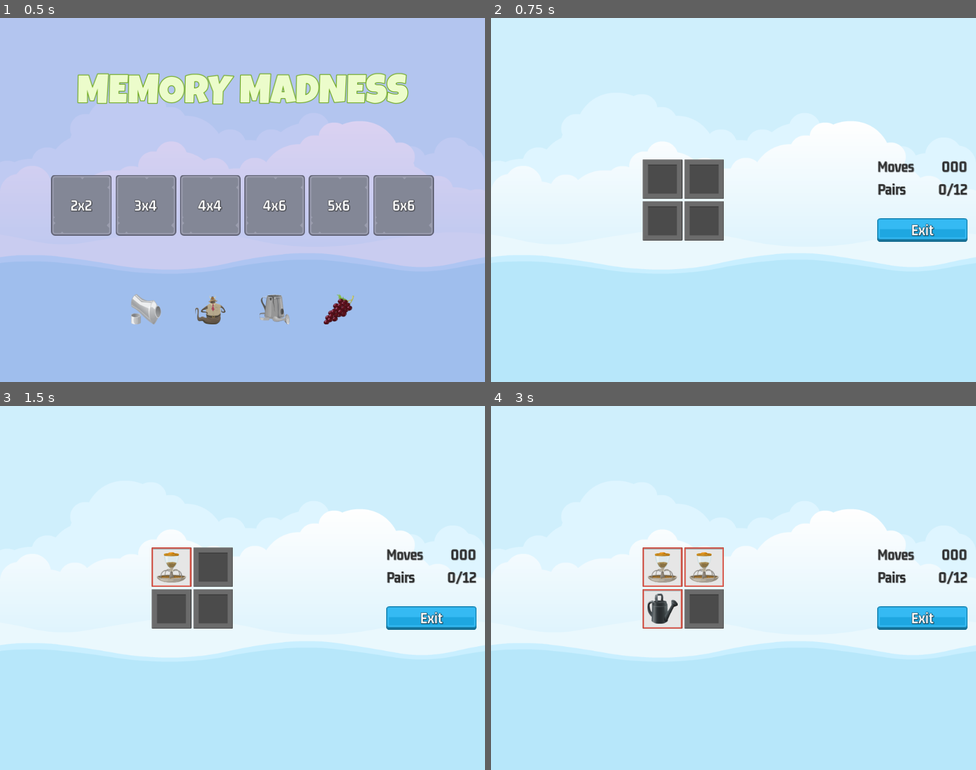
Above: before the commit, frames 1-4 (two rows, left to right).
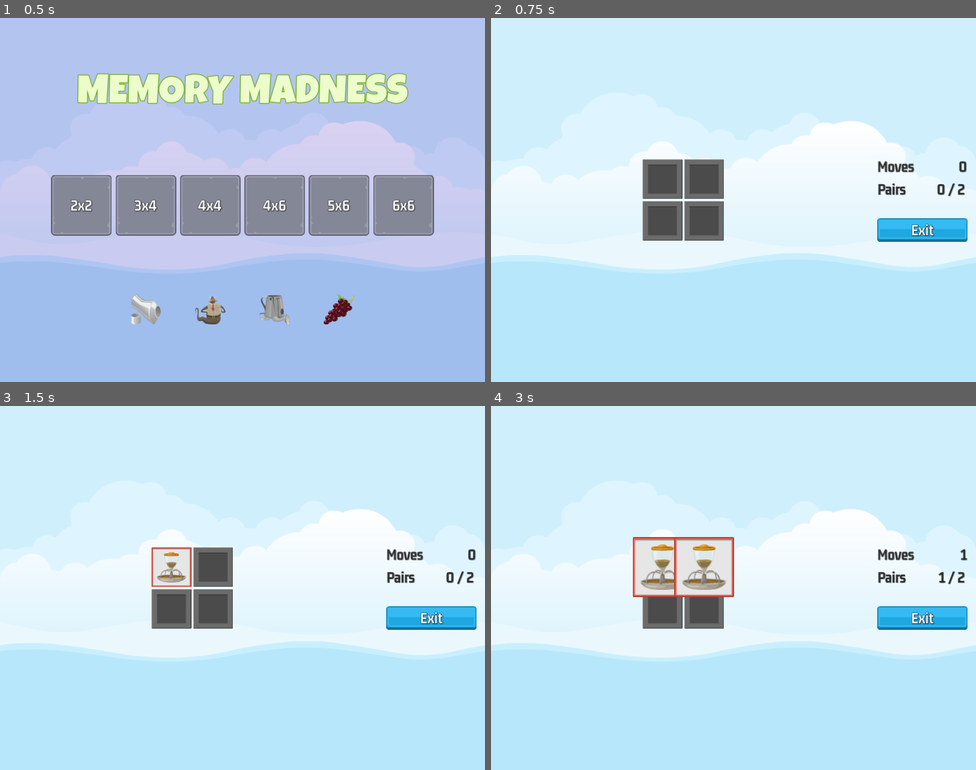
Above: after the commit, the same moments.

Repository: larryburd/MemoryMadness
Game: Godot game, scene res://Scenes/MasterScene/master_scene.tscn
The game is run twice, just before and just after one commit, with the same random seed, the same clock (stepped at 60 frames per second) and the same inputs.
Inputs (mouse positions are in pixels of both pictures, inside the frame that each line leads up to):
- Up to frame 1 (0.5 s): no input
- Up to frame 2 (0.75 s): click "2x2" at 0.5 s
- Up to frame 3 (1.5 s): click (169, 566) at 1.25 s
- Up to frame 4 (3 s): click (704, 566) at 2.02 s; click (660, 609) at 2.77 s

Frame 1 is identical in both runs. In frame 2, 0.2% of the frame differs, in the area x 92-99%, y 39-49%; in frame 3, 0.2%; in frame 4, 2.9%, in the area x 29-99%, y 36-62%.

Commit message:
Version 1.0 Finished

Diff:
--- a/Scenes/FrontSprite/front_sprite.gd
+++ b/Scenes/FrontSprite/front_sprite.gd
@@ -24,9 +24,11 @@
 
 func run_me() -> void:
 	var tween = get_tree().create_tween()
-	tween.set_loops() # Sets to infinate with no param
+
+	# Infinitely loop through selecting an image, rotation, and spin time
 	tween.tween_callback(set_rand_image)
 	tween.tween_property(self, "scale", SCALE_NORMAL, SCALE_TIME)
 	tween.tween_property(self, "rotation", get_rand_rotation(), get_rand_spin_time())
 	tween.tween_property(self, "rotation", get_rand_rotation(), get_rand_spin_time())
 	tween.tween_property(self, "scale", SCALE_SMALL, SCALE_TIME)
+	tween.tween_callback(run_me)
--- /dev/null
+++ b/Scenes/GameOver/game_over.gd
@@ -0,0 +1,17 @@
+extends Control
+
+@onready var moves_label = $NinePatchRect/MC/VB/HB/MovesLabel
+
+# Called when the node enters the scene tree for the first time.
+func _ready():
+	SignalManager.on_game_over.connect(on_game_over)
+
+
+func on_game_over(moves: int) -> void:
+	moves_label.text = str(moves)
+	show()
+
+
+func _on_exit_button_pressed():
+	hide()
+	SignalManager.on_game_exit_pressed.emit()
--- /dev/null
+++ b/Scenes/GameOver/game_over.tscn
@@ -0,0 +1,103 @@
+[gd_scene load_steps=9 format=3 uid="uid://dsraxilnt4buw"]
+
+[ext_resource type="Texture2D" uid="uid://dg00obxj2dvdy" path="res://assets/ui/UIbg.png" id="1_5g87c"]
+[ext_resource type="Script" path="res://Scenes/GameOver/game_over.gd" id="1_s4vob"]
+[ext_resource type="LabelSettings" uid="uid://ci5p5stgr6mdj" path="res://assets/fonts/LG_84_Green.tres" id="2_n7m2h"]
+[ext_resource type="LabelSettings" uid="uid://bsje18s6emw5" path="res://assets/fonts/GM_32_Dark.tres" id="3_6hn4y"]
+[ext_resource type="Texture2D" uid="uid://cvuwwvggvegll" path="res://assets/ui/blue_button00.png" id="4_ndhvk"]
+[ext_resource type="Texture2D" uid="uid://b4fhwqg7afsy5" path="res://assets/ui/yellow_button00.png" id="5_bqs0o"]
+[ext_resource type="Texture2D" uid="uid://btr5tbmcmlrc0" path="res://assets/ui/green_button00.png" id="6_m1x1v"]
+[ext_resource type="LabelSettings" uid="uid://cooh54e738at5" path="res://assets/fonts/GM_32_White.tres" id="7_nu6qi"]
+
+[node name="GameOver" type="Control"]
+layout_mode = 3
+anchors_preset = 15
+anchor_right = 1.0
+anchor_bottom = 1.0
+grow_horizontal = 2
+grow_vertical = 2
+script = ExtResource("1_s4vob")
+
+[node name="NinePatchRect" type="NinePatchRect" parent="."]
+layout_mode = 1
+anchors_preset = 8
+anchor_left = 0.5
+anchor_top = 0.5
+anchor_right = 0.5
+anchor_bottom = 0.5
+offset_left = -256.0
+offset_top = -192.0
+offset_right = 256.0
+offset_bottom = 192.0
+grow_horizontal = 2
+grow_vertical = 2
+texture = ExtResource("1_5g87c")
+patch_margin_left = 10
+patch_margin_top = 10
+patch_margin_right = 10
+patch_margin_bottom = 10
+
+[node name="MC" type="MarginContainer" parent="NinePatchRect"]
+layout_mode = 1
+anchors_preset = 15
+anchor_right = 1.0
+anchor_bottom = 1.0
+grow_horizontal = 2
+grow_vertical = 2
+theme_override_constants/margin_left = 24
+theme_override_constants/margin_top = 24
+theme_override_constants/margin_right = 24
+theme_override_constants/margin_bottom = 24
+
+[node name="VB" type="VBoxContainer" parent="NinePatchRect/MC"]
+layout_mode = 2
+theme_override_constants/separation = 32
+
+[node name="Label" type="Label" parent="NinePatchRect/MC/VB"]
+layout_mode = 2
+text = "YOU WIN!"
+label_settings = ExtResource("2_n7m2h")
+horizontal_alignment = 1
+vertical_alignment = 1
+
+[node name="HB" type="HBoxContainer" parent="NinePatchRect/MC/VB"]
+layout_mode = 2
+
+[node name="Label" type="Label" parent="NinePatchRect/MC/VB/HB"]
+layout_mode = 2
+size_flags_horizontal = 3
+text = "Moves taken"
+label_settings = ExtResource("3_6hn4y")
+vertical_alignment = 1
+
+[node name="MovesLabel" type="Label" parent="NinePatchRect/MC/VB/HB"]
+layout_mode = 2
+text = "0000"
+label_settings = ExtResource("3_6hn4y")
+horizontal_alignment = 2
+vertical_alignment = 1
+
+[node name="Control" type="Control" parent="NinePatchRect/MC/VB"]
+custom_minimum_size = Vector2(0, 32)
+layout_mode = 2
+
+[node name="ExitButton" type="TextureButton" parent="NinePatchRect/MC/VB"]
+layout_mode = 2
+size_flags_horizontal = 4
+texture_normal = ExtResource("4_ndhvk")
+texture_pressed = ExtResource("5_bqs0o")
+texture_hover = ExtResource("6_m1x1v")
+
+[node name="Label" type="Label" parent="NinePatchRect/MC/VB/ExitButton"]
+layout_mode = 1
+anchors_preset = 15
+anchor_right = 1.0
+anchor_bottom = 1.0
+grow_horizontal = 2
+grow_vertical = 2
+text = "Exit"
+label_settings = ExtResource("7_nu6qi")
+horizontal_alignment = 1
+vertical_alignment = 1
+
+[connection signal="pressed" from="NinePatchRect/MC/VB/ExitButton" to="." method="_on_exit_button_pressed"]
--- a/Scenes/GameScreen/game_screen.gd
+++ b/Scenes/GameScreen/game_screen.gd
@@ -4,6 +4,9 @@
 
 @onready var sound = $Sound
 @onready var tile_container = $HB/MC_Tiles/TileContainer
+@onready var scorer: Scorer = $Scorer
+@onready var moves_label = $HB/MC_Labels/VBoxContainer/HB/MovesLabel
+@onready var pairs_label = $HB/MC_Labels/VBoxContainer/HB2/PairsLabel
 
 # Called when the node enters the scene tree for the first time.
 func _ready():
@@ -11,8 +14,9 @@
 
 
 # Called every frame. 'delta' is the elapsed time since the previous frame.
-func _process(delta):
-	pass
+func _process(_delta):
+	moves_label.text = scorer.get_moves_made_str()
+	pairs_label.text = scorer.get_pairs_made_str()
 
 func add_memory_tile(ii_dict: Dictionary, frame_image: CompressedTexture2D) -> void:
 	var new_tile = mem_tile_scene.instantiate()
@@ -28,6 +32,8 @@
 	for ii_dict in level_selection.image_list:
 		add_memory_tile(ii_dict, frame_image)
 
+	scorer.clear_new_game(level_selection.target_pairs)
+
 
 func _on_exit_button_pressed():
 	SoundManager.play_button_click(sound)
--- a/Scenes/GameScreen/game_screen.tscn
+++ b/Scenes/GameScreen/game_screen.tscn
@@ -8,6 +8,7 @@
 [ext_resource type="Texture2D" uid="uid://btr5tbmcmlrc0" path="res://assets/ui/green_button00.png" id="4_kusen"]
 [ext_resource type="LabelSettings" uid="uid://cooh54e738at5" path="res://assets/fonts/GM_32_White.tres" id="5_uqsfv"]
 [ext_resource type="PackedScene" uid="uid://dq73rr26s13mo" path="res://Scenes/Scorer/scorer.tscn" id="8_fnnlq"]
+[ext_resource type="PackedScene" uid="uid://dsraxilnt4buw" path="res://Scenes/GameOver/game_over.tscn" id="9_7gmw6"]
 
 [node name="GameScreen" type="Control"]
 layout_mode = 3
@@ -108,4 +109,8 @@
 
 [node name="Scorer" parent="." instance=ExtResource("8_fnnlq")]
 
+[node name="GameOver" parent="." instance=ExtResource("9_7gmw6")]
+visible = false
+layout_mode = 1
+
 [connection signal="pressed" from="HB/MC_Labels/VBoxContainer/ExitButton" to="." method="_on_exit_button_pressed"]
--- a/Scenes/MemoryTile/memory_tile.gd
+++ b/Scenes/MemoryTile/memory_tile.gd
@@ -30,6 +30,18 @@
 	reveal(false)
 
 
+func kill_on_success() -> void:
+	z_index = 1
+	var tween = get_tree().create_tween()
+	tween.set_parallel(true)
+	tween.tween_property(self, "disabled", true, 0)
+	tween.tween_property(self, "rotation", deg_to_rad(720), 0.5)
+	tween.tween_property(self, "scale", Vector2(1.5, 1.5), 0.5)
+	tween.set_parallel(false)
+	tween.tween_interval(0.6)
+	tween.tween_property(self, "scale", Vector2(0, 0), 0)
+
+
 func on_selection_disabled() -> void:
 	_can_select_me = false
 
--- a/Scenes/Scorer/scorer.gd
+++ b/Scenes/Scorer/scorer.gd
@@ -1,9 +1,10 @@
 extends Node
+
+class_name Scorer
 
 @onready var reveal_timer = $RevealTimer
 @onready var sound = $Sound
 
-var _tiles: Array = []
 var _selections: Array = []
 var _target_pairs: int = 0
 var _moves_made: int = 0
@@ -12,14 +13,76 @@
 # Called when the node enters the scene tree for the first time.
 func _ready():
 	SignalManager.on_tile_selected.connect(on_tile_selected)
+	SignalManager.on_game_exit_pressed.connect(on_game_exit_pressed)
 
 
+func get_moves_made_str() -> String:
+	return str(_moves_made)
+
+
+func get_pairs_made_str() -> String:
+	return "%s / %s " % [_pairs_made, _target_pairs]
+
 func on_tile_selected(tile: MemoryTile) -> void:
+	SoundManager.play_tile_click(sound)
+	check_pair_made(tile)
+
+
+func clear_new_game(target_pairs: int) -> void:
+	_selections.clear()
+	_pairs_made = 0
+	_moves_made = 0
+	_target_pairs = target_pairs
+
+
+func selections_are_pair() -> bool:
+	return (
+		 _selections[0].get_item_name() == _selections[1].get_item_name()
+		and
+		_selections[0].get_instance_id() != _selections[1].get_instance_id()
+		)
+
+func kill_tiles() -> void:
+	for s in _selections:
+		s.kill_on_success()
+
+	_pairs_made += 1
+	SoundManager.play_sound(sound, SoundManager.SOUND_SUCCESS)
+
+func update_selection() -> void:
+	reveal_timer.start()
+	if selections_are_pair():
+		kill_tiles()
+
+
+func check_pair_made(tile: MemoryTile) -> void:
 	tile.reveal(true)
 	_selections.append(tile)
-	pass
+
+	if _selections.size() != 2:
+		return
+
+	SignalManager.on_selection_disabled.emit()
+	_moves_made += 1
+
+	update_selection()
 
 
-# Called every frame. 'delta' is the elapsed time since the previous frame.
-func _process(delta):
-	pass
+func check_game_over() -> void:
+	if _pairs_made >= _target_pairs:
+		SignalManager.on_game_over.emit(_moves_made)
+
+
+func hide_selections() -> void:
+	for s in _selections:
+		s.reveal(false)
+
+func _on_reveal_timer_timeout():
+	if selections_are_pair() == false:
+		hide_selections()
+	_selections.clear()
+	check_game_over()
+	SignalManager.on_selection_enabled.emit()
+
+func on_game_exit_pressed() -> void:
+	reveal_timer.stop()
--- a/Scenes/Scorer/scorer.tscn
+++ b/Scenes/Scorer/scorer.tscn
@@ -10,3 +10,5 @@
 one_shot = true
 
 [node name="Sound" type="AudioStreamPlayer" parent="."]
+
+[connection signal="timeout" from="RevealTimer" to="." method="_on_reveal_timer_timeout"]
--- a/Singletons/signal_manager.gd
+++ b/Singletons/signal_manager.gd
@@ -5,3 +5,4 @@
 signal on_selection_enabled
 signal on_selection_disabled
 signal on_tile_selected(tile: MemoryTile)
+signal on_game_over(moved: int)
--- a/Singletons/sound_manager.gd
+++ b/Singletons/sound_manager.gd
@@ -29,3 +29,6 @@
 
 func play_button_click(player: AudioStreamPlayer) -> void:
 	play_sound(player, SOUND_SELECT_BUTTON)
+
+func play_tile_click(player: AudioStreamPlayer) -> void:
+	play_sound(player, SOUND_SELECT_TILE)
--- /dev/null
+++ b/assets/fonts/LG_84_Green.tres
@@ -0,0 +1,12 @@
+[gd_resource type="LabelSettings" load_steps=2 format=3 uid="uid://ci5p5stgr6mdj"]
+
+[ext_resource type="FontFile" uid="uid://cb8g0eqj1h1dw" path="res://assets/fonts/LuckiestGuy-Regular.ttf" id="1_hcvwe"]
+
+[resource]
+font = ExtResource("1_hcvwe")
+font_size = 84
+font_color = Color(0.352941, 0.905882, 0.933333, 1)
+outline_size = 5
+outline_color = Color(0.00392157, 0.592157, 0.780392, 1)
+shadow_size = 4
+shadow_color = Color(0, 0, 0, 0.615686)
Not shown: 1 places in Scenes/GameScreen/game_screen.tscn that only renumber resources
